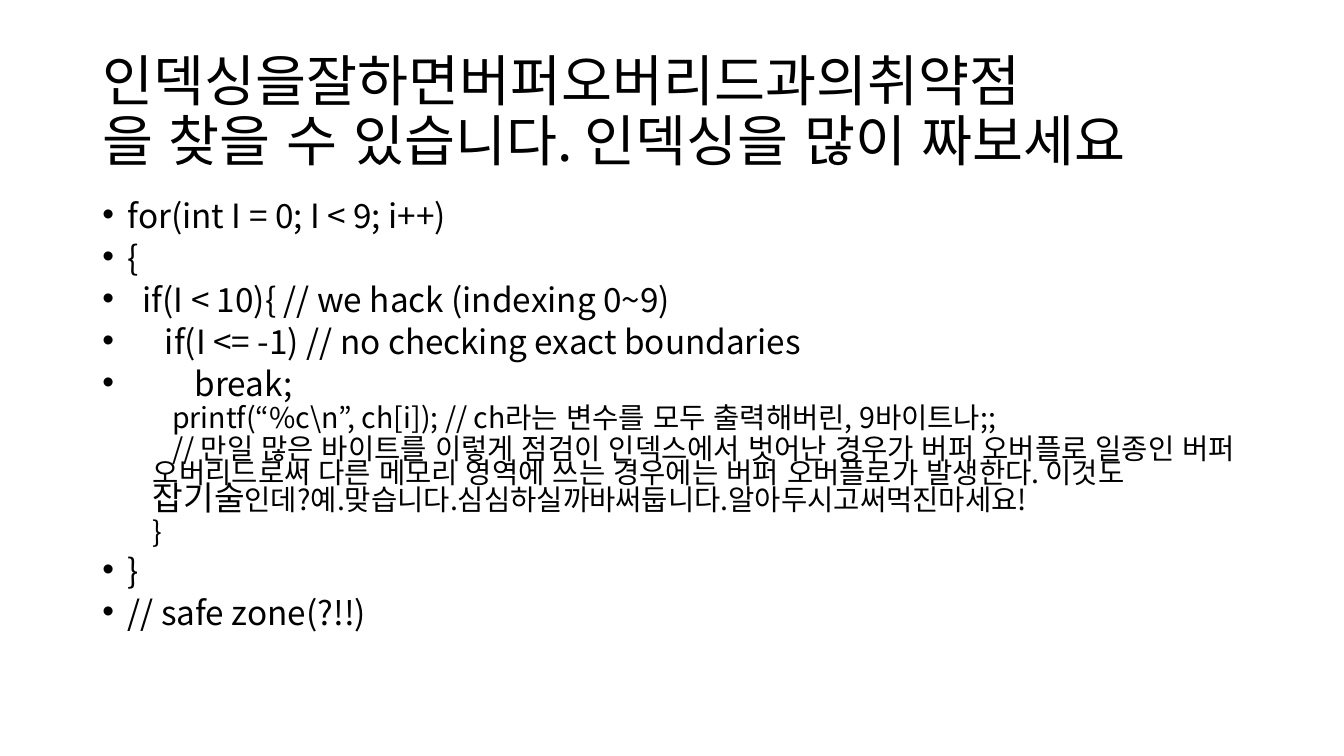
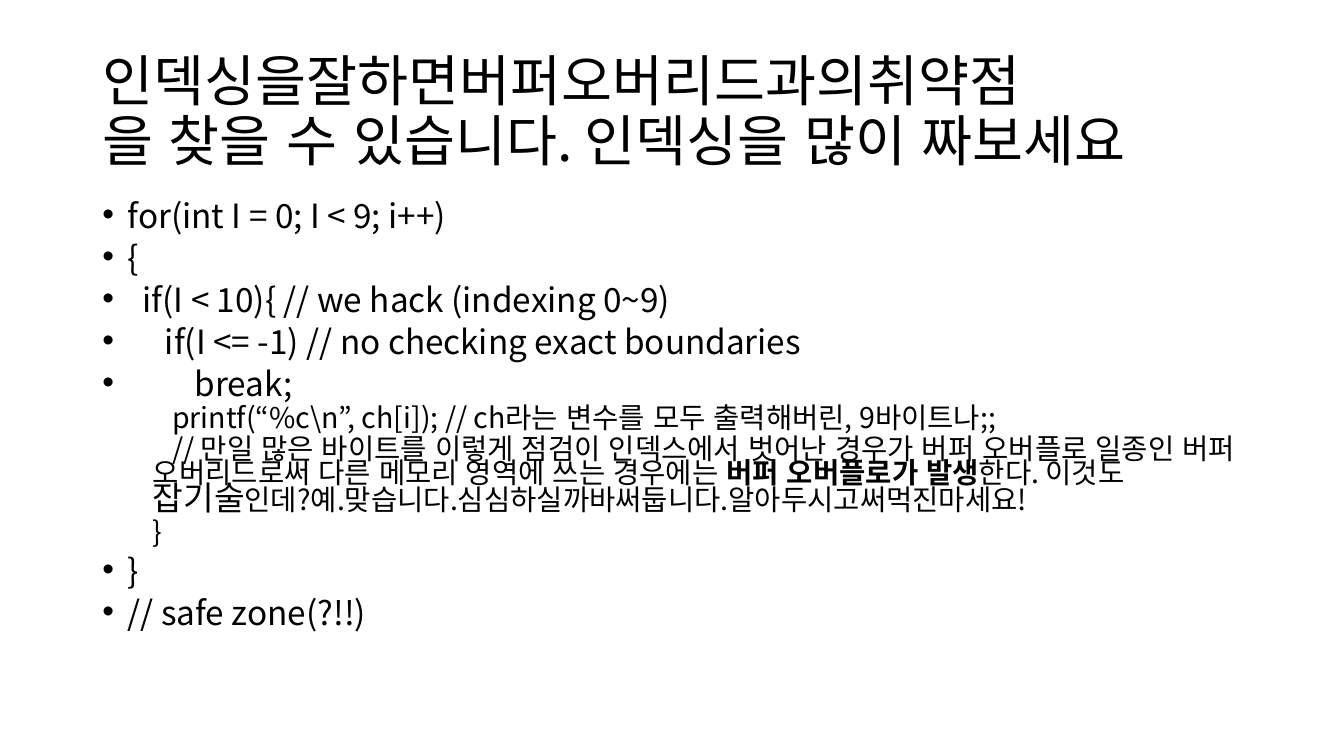
Before and after one commit to tkopppop/CveSs, a slide deck: slide 3 of 천리안적인정경주의혜안.pptx. Drawn at 1344x756 pixels with LibreOffice and Linux fonts; fonts in the diff are those of the drawing. Boxes give left, top, right and bottom in pixels: in the first picture for what was removed or moved away, otherwise in the second. Text is boxed around its words. In the diff, an @@ line names an element or a change of style, - is before the commit and + after.

```diff
--- a/천리안적인정경주의혜안.pptx
+++ b/천리안적인정경주의혜안.pptx
@@ text at (153, 430, 1235, 513): bold on in "버퍼 오버플로가 발생한다." @@
```
Also in this commit, not shown: 4 other slides changed.
